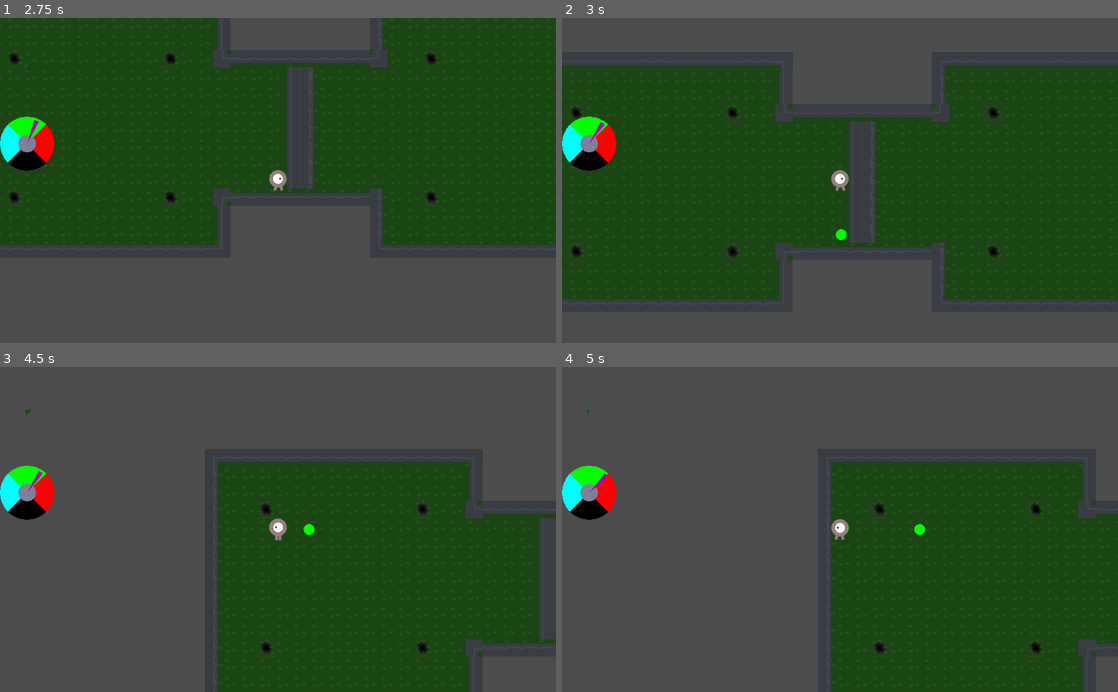
Above: before the commit, frames 1-4 (two rows, left to right).
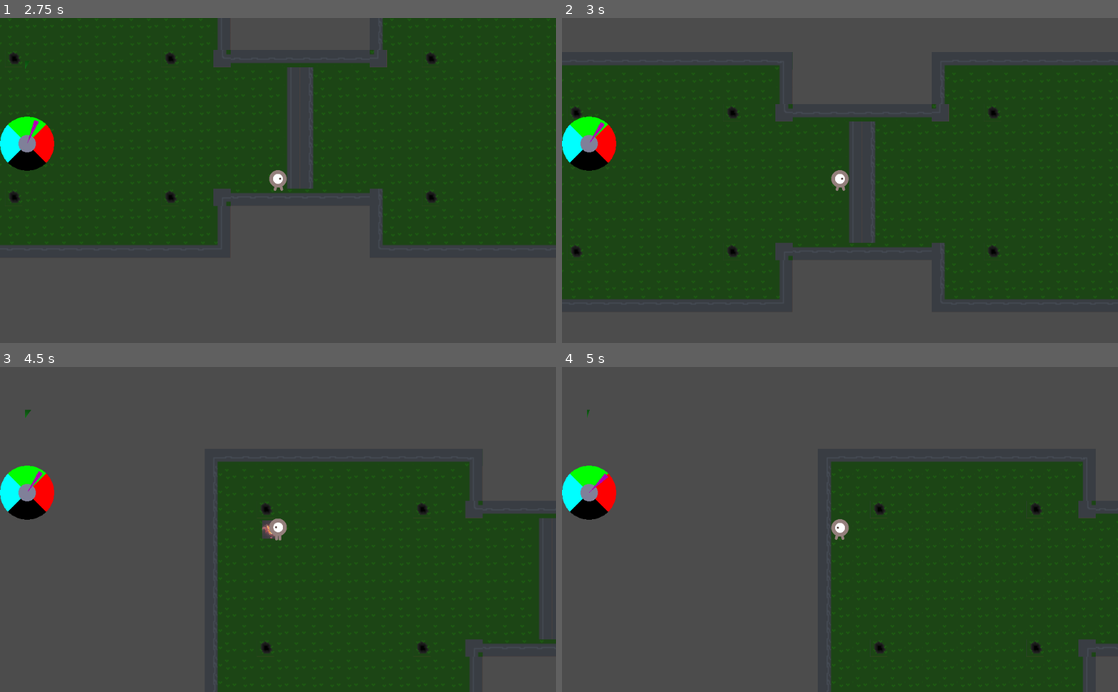
Above: after the commit, the same moments.

Repository: FiBe4000/Gamejam2022
Game: Godot game, scene res://src/Main.tscn
Same seed, same stepped clock (60 frames per second), same inputs: the game is played once before the commit and once after it.
Inputs:
- Up to frame 1 (2.75 s): tap Enter at 0.5 s; hold D (move_right) 0.53-1.28 s; hold Down (aim_down) 0.53-1.28 s; hold S (move_down) 1.28-2.03 s; tap Left (aim_left) at 1.35 s; hold D (move_right) from 2.03 s (still down); hold Right (aim_right) from 2.03 s (still down)
- Up to frame 2 (3 s): tap Space (shoot) at 2.75 s; release D (move_right) at 2.78 s; release Right (aim_right) at 2.78 s; hold W (move_up) from 2.78 s (still down); tap Up (aim_up) at 2.85 s
- Up to frame 3 (4.5 s): release W (move_up) at 3.53 s; hold Q (force_world_timeout) 3.53-4.28 s; hold A (move_left) from 3.53 s (still down); tap Space (shoot) at 4.35 s
- Up to frame 4 (5 s): keep holding A (move_left)

Frame 1 is identical in both runs. In frame 2, less than 0.1% of the frame differs, in the area x 49-52%, y 64-69%; in frame 3, 0.2%, in the area x 47-57%, y 47-53%; in frame 4, less than 0.1%.

Commit message:
WIP: Just testing

Diff:
--- a/src/entities/Bullet.gd
+++ b/src/entities/Bullet.gd
@@ -8,13 +8,15 @@
 
 # Called when the node enters the scene tree for the first time.
 func _ready():
-  pass # Replace with function body.
+  $AnimatedSprite.play()
+  self.scale.x = 0.2
+  self.scale.y = 0.2
 
 
 func _physics_process(delta):
   if started:
     var offset = speed * dir
-    var collision = self.move_and_collide(delta*offset)
+    var collision = self.move_and_collide(offset)
     if collision:
       impact()
 
--- a/src/entities/Bullet.tscn
+++ b/src/entities/Bullet.tscn
@@ -1,8 +1,47 @@
-[gd_scene load_steps=3 format=2]
+[gd_scene load_steps=11 format=2]
 
 [ext_resource path="res://src/entities/Bullet.gd" type="Script" id=1]
+[ext_resource path="res://graphics/index.png" type="Texture" id=2]
 
 [sub_resource type="CircleShape2D" id=1]
+
+[sub_resource type="AtlasTexture" id=2]
+flags = 4
+atlas = ExtResource( 2 )
+region = Rect2( 0, 0, 170, 170 )
+
+[sub_resource type="AtlasTexture" id=3]
+flags = 4
+atlas = ExtResource( 2 )
+region = Rect2( 170, 0, 170, 170 )
+
+[sub_resource type="AtlasTexture" id=4]
+flags = 4
+atlas = ExtResource( 2 )
+region = Rect2( 340, 0, 170, 170 )
+
+[sub_resource type="AtlasTexture" id=5]
+flags = 4
+atlas = ExtResource( 2 )
+region = Rect2( 0, 170, 170, 170 )
+
+[sub_resource type="AtlasTexture" id=6]
+flags = 4
+atlas = ExtResource( 2 )
+region = Rect2( 170, 170, 170, 170 )
+
+[sub_resource type="AtlasTexture" id=7]
+flags = 4
+atlas = ExtResource( 2 )
+region = Rect2( 340, 170, 170, 170 )
+
+[sub_resource type="SpriteFrames" id=8]
+animations = [ {
+"frames": [ SubResource( 2 ), SubResource( 3 ), SubResource( 4 ), SubResource( 5 ), SubResource( 6 ), SubResource( 7 ) ],
+"loop": true,
+"name": "default",
+"speed": 10.0
+} ]
 
 [node name="Bullet" type="KinematicBody2D"]
 collision_layer = 2
@@ -11,3 +50,6 @@
 
 [node name="CollisionShape2D" type="CollisionShape2D" parent="."]
 shape = SubResource( 1 )
+
+[node name="AnimatedSprite" type="AnimatedSprite" parent="."]
+frames = SubResource( 8 )
Binary file added: graphics/index.png
Not shown, added: graphics/index.png.import
